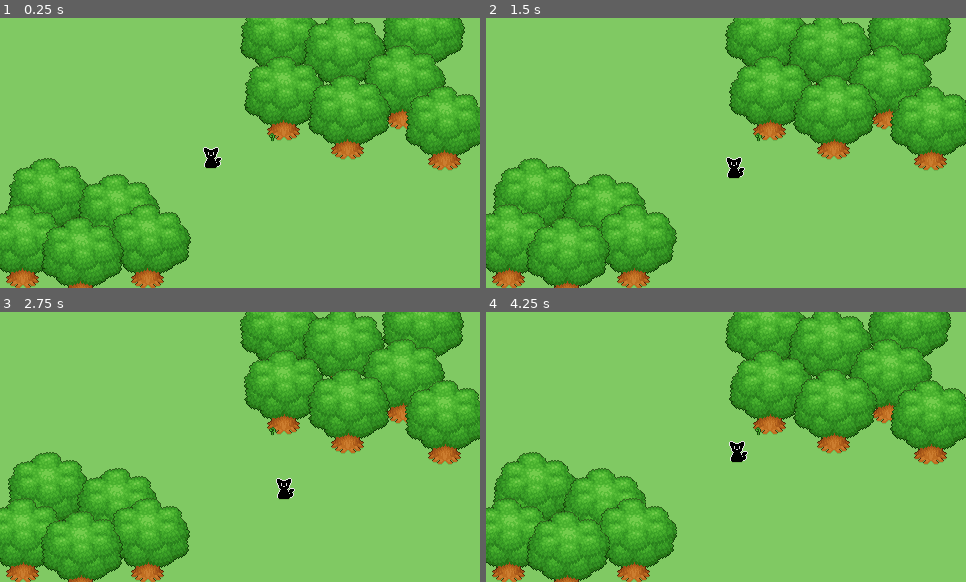
Above: before the commit, frames 1-4 (two rows, left to right).
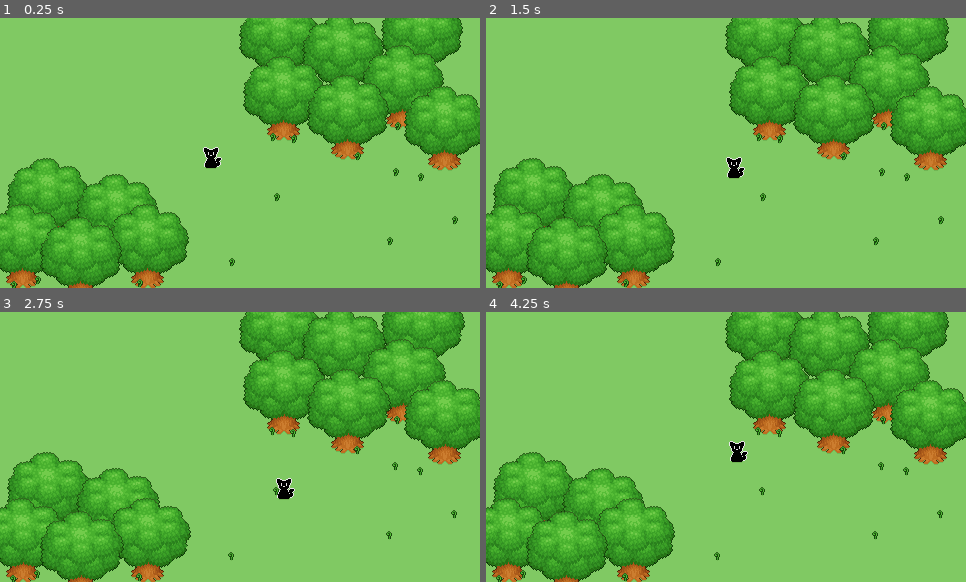
Above: after the commit, the same moments.

Repository: KingToot14/rpg_game
Game: Godot game, scene res://scenes/level_root.tscn
Two runs of this game, one before a commit and one after it. Both use one fixed random seed, a clock stepped at 60 frames per second and the inputs below.
Inputs:
- Up to frame 1 (0.25 s): no input
- Up to frame 2 (1.5 s): hold D (overworld_right) 0.53-1.28 s; hold S (overworld_down) from 1.28 s (still down)
- Up to frame 3 (2.75 s): release S (overworld_down) at 2.03 s; hold D (overworld_right) from 2.03 s (still down)
- Up to frame 4 (4.25 s): release D (overworld_right) at 2.78 s; hold W (overworld_up) 2.78-3.53 s; hold A (overworld_left) from 3.53 s (still down)

The runs differ from the first frame. In frame 1, 4.3% of the frame differs, in the area x 0-100%, y 0-100%; in frame 2, 5.1%; in frame 3, 3.7%; in frame 4, 5.0%.

Commit message:
Updated Foliage

Diff:
--- /dev/null
+++ b/environment/forest/plants/swirl_plant.tscn
@@ -0,0 +1,27 @@
+[gd_scene load_steps=4 format=3 uid="uid://ckqt2ygfqjr4q"]
+
+[ext_resource type="Shader" path="res://shaders/environment/foliage_wind.gdshader" id="1_d6b6r"]
+[ext_resource type="Texture2D" uid="uid://ca6hfd2re1j2o" path="res://environment/forest/plants/swirl_plant.png" id="2_8ugcm"]
+
+[sub_resource type="ShaderMaterial" id="ShaderMaterial_brpry"]
+resource_local_to_scene = true
+shader = ExtResource("1_d6b6r")
+shader_parameter/transparency = 0.0
+shader_parameter/amplitude = 1.5
+shader_parameter/wind_size = 0.2
+shader_parameter/wind_direction = Vector2(-1, 0)
+shader_parameter/wind_speed = 2.0
+shader_parameter/wind_falloff = 1.0
+shader_parameter/player_influence = 0.6
+shader_parameter/radius = 0.05
+
+[node name="swirl_plant" type="Node2D"]
+z_index = 100
+y_sort_enabled = true
+position = Vector2(272, 123)
+metadata/_edit_group_ = true
+
+[node name="sprite" type="Sprite2D" parent="."]
+material = SubResource("ShaderMaterial_brpry")
+position = Vector2(0, -4)
+texture = ExtResource("2_8ugcm")
--- a/environment/forest/trees/forest_tree.tscn
+++ b/environment/forest/trees/forest_tree.tscn
@@ -23,8 +23,9 @@
 shader = ExtResource("5_rdxe2")
 shader_parameter/transparency = 0.0
 shader_parameter/amplitude = 1.5
-shader_parameter/vert_influence = 8.0
-shader_parameter/wind_speed = 2.0
+shader_parameter/wind_size = 0.15
+shader_parameter/wind_direction = Vector2(-1, -1)
+shader_parameter/wind_speed = 1.5
 shader_parameter/wind_falloff = 0.5
 shader_parameter/player_influence = 0.6
 shader_parameter/radius = 0.05
--- a/scenes/level_root.tscn
+++ b/scenes/level_root.tscn
@@ -10,8 +10,7 @@
 [ext_resource type="Shader" path="res://environment/water/water.gdshader" id="7_4j0ym"]
 [ext_resource type="Script" path="res://entities/player/overworld_controller.gd" id="8_7p67f"]
 [ext_resource type="Texture2D" uid="uid://b2kmxf2di48nw" path="res://entities/player/player.png" id="8_8rjbx"]
-[ext_resource type="Texture2D" uid="uid://ca6hfd2re1j2o" path="res://environment/forest/plants/swirl_plant.png" id="9_d683x"]
-[ext_resource type="Shader" path="res://shaders/environment/foliage_wind.gdshader" id="9_jr5lm"]
+[ext_resource type="PackedScene" uid="uid://ckqt2ygfqjr4q" path="res://environment/forest/plants/swirl_plant.tscn" id="9_f2kir"]
 [ext_resource type="Shader" path="res://environment/grass/grass_cover.gdshader" id="11_ifdd2"]
 [ext_resource type="Script" path="res://scripts/reflection_texture.gd" id="12_hl60j"]
 
@@ -122,17 +121,6 @@
 [sub_resource type="ViewportTexture" id="ViewportTexture_u4t1i"]
 viewport_path = NodePath("environment/water_viewport")
 
-[sub_resource type="ShaderMaterial" id="ShaderMaterial_brpry"]
-resource_local_to_scene = true
-shader = ExtResource("9_jr5lm")
-shader_parameter/transparency = 0.0
-shader_parameter/amplitude = 0.5
-shader_parameter/vert_influence = 2.0
-shader_parameter/wind_speed = 2.0
-shader_parameter/wind_falloff = 1.0
-shader_parameter/player_influence = 0.6
-shader_parameter/radius = 0.05
-
 [sub_resource type="ViewportTexture" id="ViewportTexture_uwv52"]
 viewport_path = NodePath("environment/grass_viewport")
 
@@ -251,15 +239,46 @@
 [node name="forest_tree12" parent="environment" instance=ExtResource("6_ud6r8")]
 position = Vector2(148, 259)
 
-[node name="swirl_plant" type="Node2D" parent="environment"]
-z_index = 100
-position = Vector2(272, 123)
-metadata/_edit_group_ = true
-
-[node name="sprite" type="Sprite2D" parent="environment/swirl_plant"]
-material = SubResource("ShaderMaterial_brpry")
-position = Vector2(0, -4)
-texture = ExtResource("9_d683x")
+[node name="swirl_plant" parent="environment" instance=ExtResource("9_f2kir")]
+
+[node name="swirl_plant2" parent="environment" instance=ExtResource("9_f2kir")]
+position = Vector2(293, 125)
+
+[node name="swirl_plant3" parent="environment" instance=ExtResource("9_f2kir")]
+position = Vector2(357, 142)
+
+[node name="swirl_plant4" parent="environment" instance=ExtResource("9_f2kir")]
+position = Vector2(397, 112)
+
+[node name="swirl_plant5" parent="environment" instance=ExtResource("9_f2kir")]
+position = Vector2(139, 269)
+
+[node name="swirl_plant6" parent="environment" instance=ExtResource("9_f2kir")]
+position = Vector2(85, 282)
+
+[node name="swirl_plant7" parent="environment" instance=ExtResource("9_f2kir")]
+position = Vector2(13, 271)
+
+[node name="swirl_plant8" parent="environment" instance=ExtResource("9_f2kir")]
+position = Vector2(37, 266)
+
+[node name="swirl_plant9" parent="environment" instance=ExtResource("9_f2kir")]
+position = Vector2(389, 227)
+
+[node name="swirl_plant10" parent="environment" instance=ExtResource("9_f2kir")]
+position = Vector2(454, 206)
+
+[node name="swirl_plant11" parent="environment" instance=ExtResource("9_f2kir")]
+position = Vector2(231, 248)
+
+[node name="swirl_plant12" parent="environment" instance=ExtResource("9_f2kir")]
+position = Vector2(276, 183)
+
+[node name="swirl_plant13" parent="environment" instance=ExtResource("9_f2kir")]
+position = Vector2(395, 158)
+
+[node name="swirl_plant14" parent="environment" instance=ExtResource("9_f2kir")]
+position = Vector2(420, 163)
 
 [node name="player" type="CharacterBody2D" parent="." node_paths=PackedStringArray("position_marker")]
 visibility_layer = 5
@@ -270,7 +289,6 @@
 script = ExtResource("8_7p67f")
 movement_speed = 50.0
 position_marker = NodePath("position_marker")
-metadata/_edit_group_ = true
 
 [node name="sprite" type="Sprite2D" parent="player"]
 material = SubResource("ShaderMaterial_0vwcf")
@@ -287,6 +305,7 @@
 position = Vector2(-1, -5)
 
 [node name="bottom_marker" type="Marker2D" parent="player"]
+visible = false
 position = Vector2(0, 5)
 
 [node name="reflection" type="Sprite2D" parent="player" node_paths=PackedStringArray("bottom_pos", "sprites")]
--- a/shaders/environment/foliage_wind.gdshader
+++ b/shaders/environment/foliage_wind.gdshader
@@ -7,9 +7,10 @@
 
 group_uniforms wind;
 uniform float amplitude: hint_range(0.0, 5.0, 0.5) = 1.0;
-uniform float vert_influence: hint_range(0.0, 20.0, 0.5) = 8.0;
-uniform float wind_speed: hint_range(-5.0, 5.0, 0.05) = 2.0;
-uniform float wind_falloff: hint_range(0.0, 1.0, 0.05) = 0.0;
+uniform float wind_size: hint_range(0.0, 1.0, 0.05) = 0.20;
+uniform vec2 wind_direction = vec2(-1.0);
+uniform float wind_speed: hint_range(0.0, 5.0, 0.10) = 2.0;
+uniform float wind_falloff: hint_range(0.0, 1.0, 0.1) = 0.0;
 
 group_uniforms player;
 uniform float player_influence: hint_range(0.0, 1.0, 0.05) = 0.60;
@@ -29,14 +30,18 @@
   return _amp * sin(TWO_PI / _period * dot(_dir, _pos) + _phase);
 }
 
+float get_wind(vec2 _uv) {
+	float wind = sine_wave(500.0, 0.25, wind_speed * TIME, wind_direction, _uv);
+	return step(0.0, wind) * step(1.0 - wind_size, 1.0 - wind);
+}
+
 void fragment() {
 	vec2 uv = UV / TEXTURE_PIXEL_SIZE;
 
 	// Wind
 	vec2 texture_size = vec2(textureSize(TEXTURE, 0));
 	vec2 wind_uv = round(UV * (texture_size + 1.0) - (UV - 0.5)) / (texture_size + 1.0);
-	float wind = sine_wave(TWO_PI, amplitude * TEXTURE_PIXEL_SIZE.x, vert_influence * wind_uv.y + TIME * wind_speed, vec2(-1, 0), wind_uv);
-	wind_uv -= vec2((amplitude * TEXTURE_PIXEL_SIZE.x - wind) * (1.0 - UV.y * wind_falloff), 0.0);
+	wind_uv.x -= amplitude * get_wind(wind_uv / TEXTURE_PIXEL_SIZE) * TEXTURE_PIXEL_SIZE.x * (1.0 - wind_uv.y * wind_falloff);
 
 	COLOR = texture(TEXTURE, wind_uv);
 
Not shown: 1 places in scenes/level_root.tscn that only renumber resources
